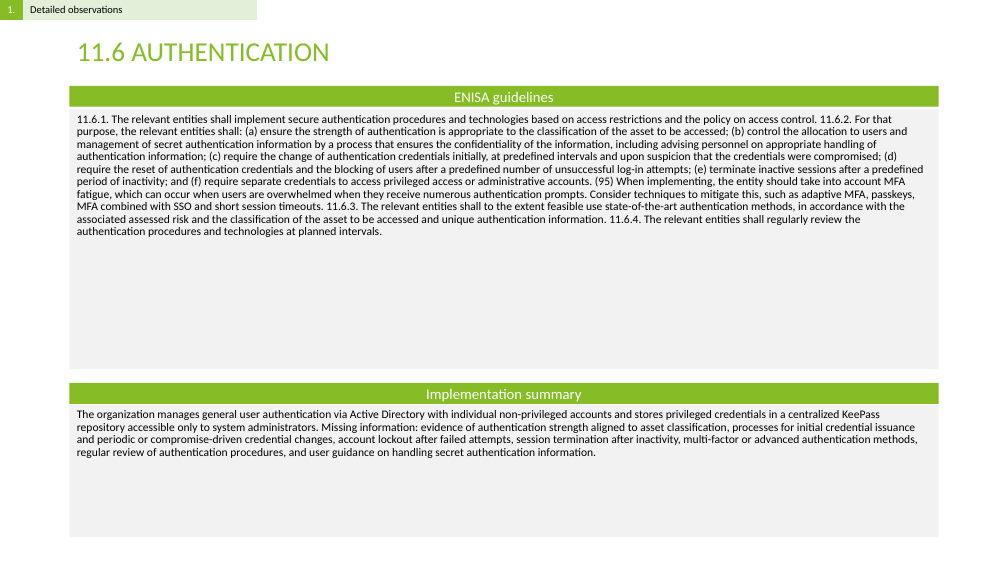
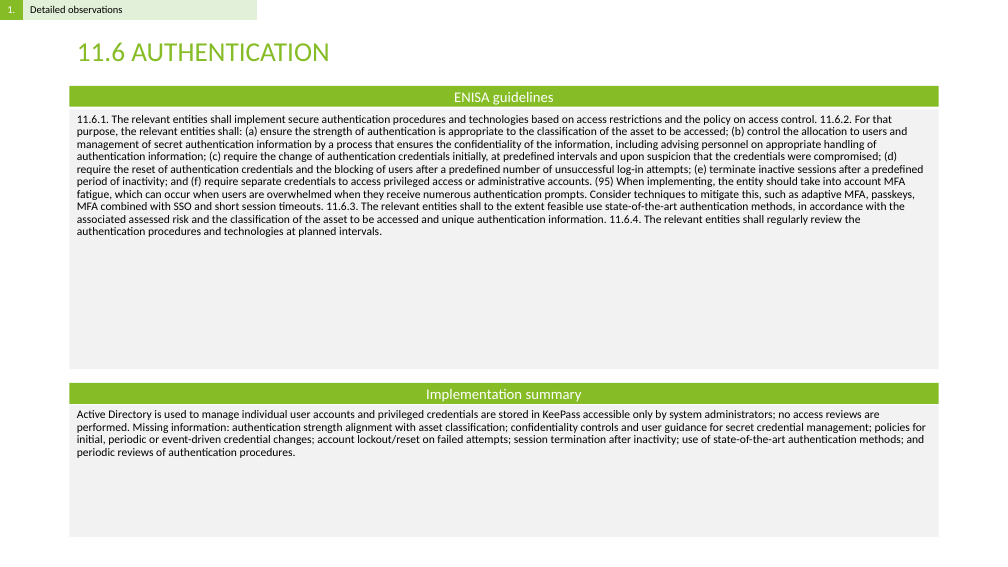
Before and after one commit to Rokas01/tprm, a slide deck: slide 12 of filename.pptx. Drawn at 1008x567 pixels with LibreOffice and Linux fonts; fonts in the diff are those of the drawing. Boxes give left, top, right and bottom in pixels: in the first picture for what was removed or moved away, otherwise in the second. Text is boxed around its words. In the diff, an @@ line names an element or a change of style, - is before the commit and + after.

```diff
--- a/filename.pptx
+++ b/filename.pptx
@@ text at (77,410,926,458): text changed @@
-The organization manages general user authentication via Active Directory with individual non-privileged accounts and stores privileged credentials in a centralized KeePass repository accessible only to system administrators. Missing information: evidence of authentication strength aligned to asset classification, processes for initial credential issuance and periodic or compromise-driven credential changes, account lockout after failed attempts, session termination after inactivity, multi-factor or advanced authentication methods, regular review of authentication procedures, and user guidance on handling secret authentication information.
+Active Directory is used to manage individual user accounts and privileged credentials are stored in KeePass accessible only by system administrators; no access reviews are performed. Missing information: authentication strength alignment with asset classification; confidentiality controls and user guidance for secret credential management; policies for initial, periodic or event-driven credential changes; account lockout/reset on failed attempts; session termination after inactivity; use of state-of-the-art authentication methods; and periodic reviews of authentication procedures.
```
Also in this commit, not shown: 13 other slides changed, 1 other file.
